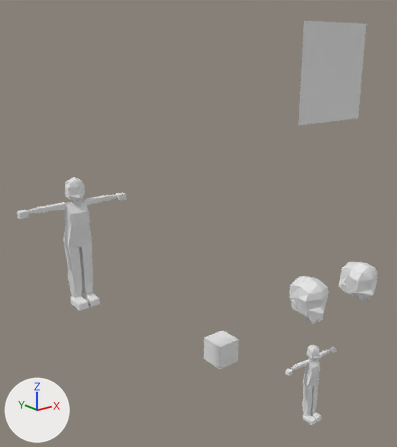
The Blender file template_psx_charter.blend, before and after one commit.
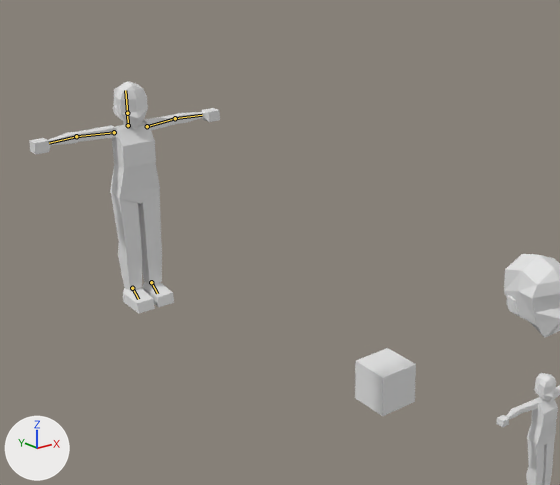
There are two pictures of each version: one whole from a 50 mm lens placed at (-3.63, -7.54, 3.84), pointed at (3.21, 1.01, 0.42), one close up on the part from 0% to 81% of the width and 29% to 91% of the height. Every picture has the same lights, and +X, +Y and +Z are marked at lower left. The bones that change are drawn over the model as lines in the close-ups.
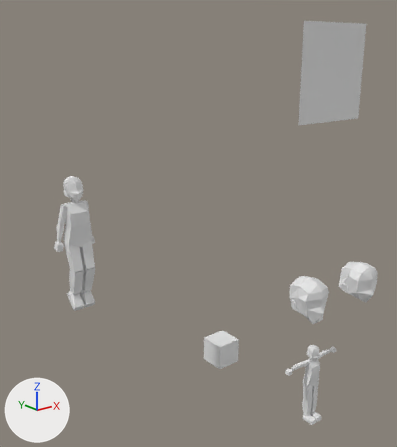
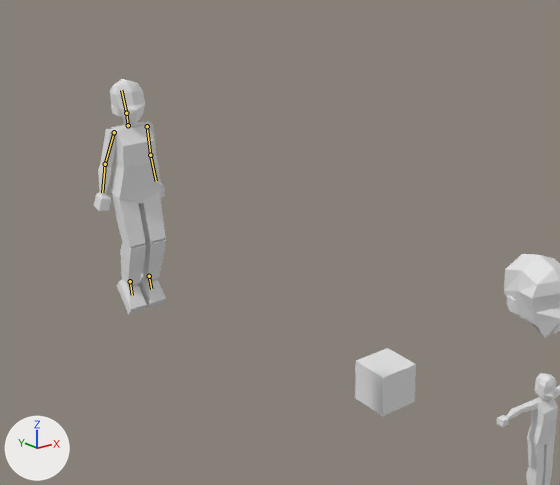
The newer file adds an action. The first version stands in its rest pose; the second is drawn at frame 5 of the action 'jump 2'.

Boxes (x1, y1, x2, y2) around the edits, measured in the close-ups (560 x 485 px):
'head_1.001', posed (8% shorter)
    before: (113, 81, 148, 129)
    after: (110, 79, 145, 123)
'Cube.009', posed (16% wider)
    before: (111, 194, 141, 247)
    after: (111, 195, 146, 247)
'Cube.008', posed (8% wider, 10% shorter)
    before: (118, 243, 142, 291)
    after: (120, 243, 146, 286)
'Cube.007', posed (21% wider)
    before: (138, 189, 161, 241)
    after: (138, 190, 166, 242)
'Cube.006', posed (14% wider, 8% shorter)
    before: (141, 238, 162, 285)
    after: (142, 238, 166, 281)
'Cube.005', posed (38% taller)
    before: (123, 288, 155, 313)
    after: (116, 280, 147, 315)
'Cube.013', posed
    before: (76, 125, 117, 142)
    after: (100, 129, 116, 166)
'Cube.001', posed (12% narrower, 38% taller)
    before: (142, 282, 174, 307)
    after: (138, 274, 166, 309)
'Cube.014', posed (58% narrower, 136% taller)
    before: (48, 132, 80, 145)
    after: (98, 163, 111, 195)
'Cube.015', posed (22% narrower, 12% taller)
    before: (29, 138, 51, 154)
    after: (94, 193, 111, 211)
'Cube.010', posed
    before: (142, 115, 178, 130)
    after: (145, 121, 156, 155)
'Cube.012', posed
    before: (202, 108, 220, 122)
    after: (159, 182, 165, 198)
'Cube.011', posed
    before: (174, 112, 204, 124)
    after: (155, 156, 160, 182)
bone 'neck', root to tip
    before: (128, 125) to (127, 113)
    after: (128, 125) to (126, 113)
bone 'head', root to tip
    before: (127, 113) to (125, 90)
    after: (126, 113) to (121, 90)
bone 'upper_arm.L', root to tip
    before: (147, 126) to (175, 118)
    after: (147, 126) to (150, 155)
bone 'forearm.L', root to tip
    before: (175, 118) to (202, 115)
    after: (150, 155) to (156, 181)
bone 'upper_arm.R', root to tip
    before: (114, 132) to (76, 136)
    after: (114, 132) to (105, 164)
bone 'forearm.R', root to tip
    before: (76, 136) to (49, 143)
    after: (105, 164) to (102, 192)
bone 'foot.R', root to tip
    before: (132, 288) to (138, 299)
    after: (130, 281) to (132, 295)
bone 'foot.L', root to tip
    before: (151, 282) to (157, 293)
    after: (149, 276) to (151, 289)

What the commit changed:
Bone 'neck' (bone_neck) turns from (0, 0, 0) to (-9, 0, 0) degrees about its own x, y and z.
Bone 'head' (bone_head) turns from (0, 0, 0) to (-9, 0, 0) degrees about its own x, y and z.
Bone 'upper_arm.L' (bone_upper_arm_l) turns from (0, 0, 0) to (-16, 12, -80) degrees about its own x, y and z.
Bone 'forearm.L' (bone_forearm_l) turns from (0, 0, 0) to (-3, 1, 0) degrees about its own x, y and z.
Bone 'upper_arm.R' (bone_upper_arm_r) turns from (0, 0, 0) to (-16, -12, 80) degrees about its own x, y and z.
Bone 'forearm.R' (bone_forearm_r) turns from (0, 0, 0) to (-3, -1, 0) degrees about its own x, y and z.
Bone 'foot.R' (bone_foot_r) moves from (0.0, 0.0, 0.0) to (0.0, -0.066, -0.021).
Bone 'foot.R' (bone_foot_r) turns from (0, 0, 0) to (45, 0, 0) degrees about its own x, y and z.
Bone 'foot.L' (bone_foot_l) moves from (0.0, 0.0, 0.0) to (0.0, -0.066, -0.021).
Bone 'foot.L' (bone_foot_l) turns from (0, 0, 0) to (45, 0, 0) degrees about its own x, y and z.
